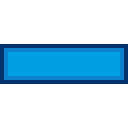
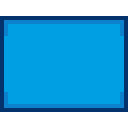
Revision of a layered 128x128 image; what changed, layer by layer:
painted on "Ebene 1" over [0, 16, 128, 112]
